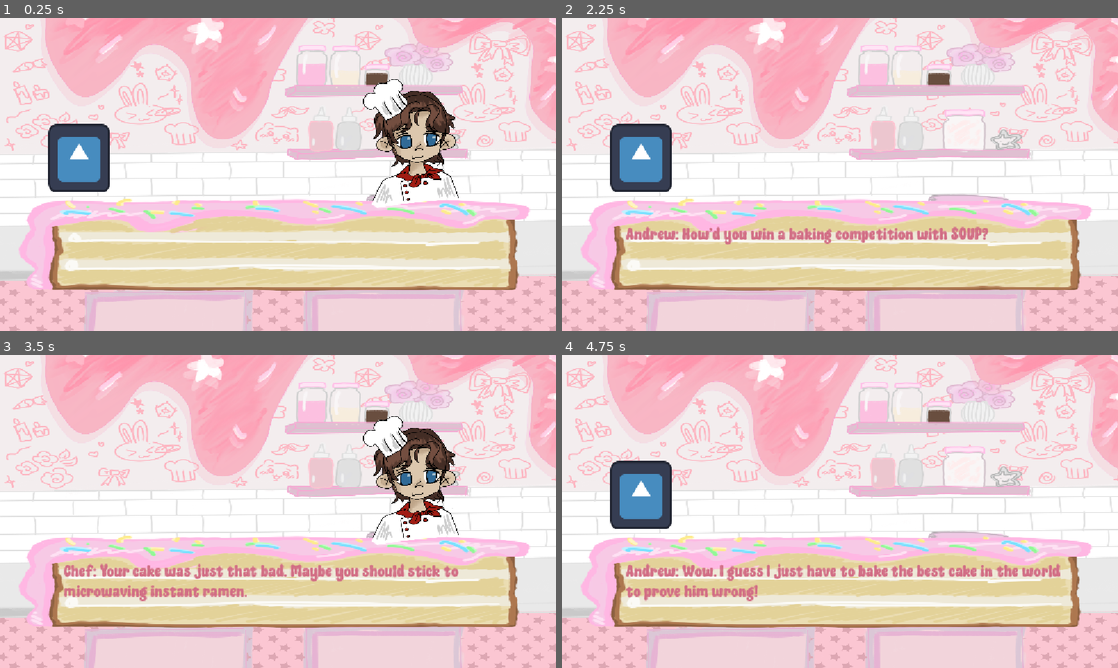
Above: before the commit, frames 1-4 (two rows, left to right).
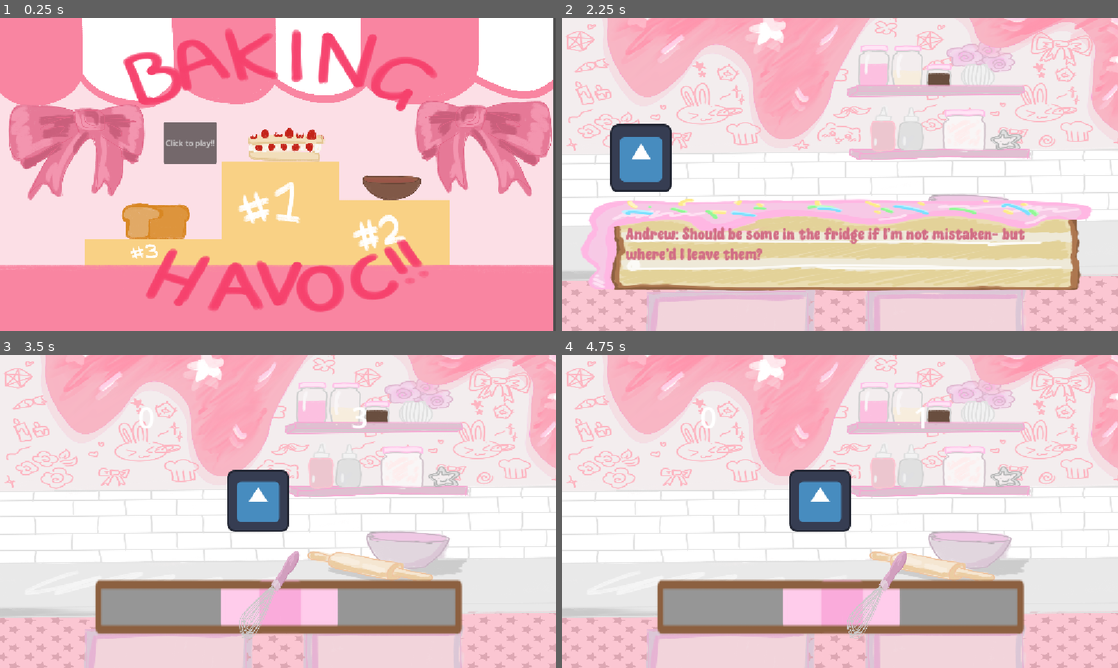
Above: after the commit, the same moments.

Repository: deanwinchestermygoat/Haven-Project
Game: Godot game, scene res://title.tscn
The game is run twice, just before and just after one commit, with the same random seed, the same clock (stepped at 60 frames per second) and the same inputs. Before the commit the project starts from res://Dialogue.tscn. The engine's default icon, where the game draws it, is replaced by a stand-in: a white triangle on a blue panel in a dark square.
Inputs (mouse positions are in pixels of both pictures, inside the frame that each line leads up to):
- Up to frame 1 (0.25 s): no input
- Up to frame 2 (2.25 s): click (751, 143) at 0.5 s, where only the run after the commit has a clickable "Click to play!!"; tap Enter (ui_accept) at 1.25, 1.52, 2 s; move the mouse to (845, 252) at 1.27 s; hold D (moveright) from 1.28 s (still down); click (845, 252) at 1.35 s; move the mouse to (728, 190) at 2.02 s; click (728, 190) at 2.1 s
- Up to frame 3 (3.5 s): tap Enter (ui_accept) at 2.27, 2.75 s; move the mouse to (333, 442) at 2.77 s; release D (moveright) at 2.78 s; hold A (moveleft) from 2.78 s (still down); click (333, 442) at 2.85 s
- Up to frame 4 (4.75 s): move the mouse to (812, 574) at 3.52 s; release A (moveleft) at 3.53 s; hold D (moveright) from 3.53 s (still down); click (812, 574) at 3.6 s; tap Enter (ui_accept) at 3.77, 4.52 s; move the mouse to (1006, 558) at 4.27 s; click (1006, 558) at 4.35 s

The runs differ from the first frame. In frame 1, 84% of the frame differs, in the area x 0-100%, y 0-100%; in frame 2, 2.0%; in frame 3, 30%; in frame 4, 29%.

Commit message:
title done

Diff:
--- /dev/null
+++ b/button.gd
@@ -0,0 +1,15 @@
+extends Button
+
+
+# Called when the node enters the scene tree for the first time.
+func _ready() -> void:
+	pass # Replace with function body.
+
+
+# Called every frame. 'delta' is the elapsed time since the previous frame.
+func _process(delta: float) -> void:
+	pass
+
+
+func _on_pressed() -> void:
+	get_tree().change_scene_to_file("res://Dialogue2.tscn")
--- a/project.godot
+++ b/project.godot
@@ -11,7 +11,7 @@
 [application]
 
 config/name="Haven Project Real"
-run/main_scene="res://Dialogue.tscn"
+run/main_scene="uid://b3evlwp8fpew7"
 config/features=PackedStringArray("4.7", "GL Compatibility")
 config/icon="res://icon.svg"
 
--- /dev/null
+++ b/title.tscn
@@ -0,0 +1,21 @@
+[gd_scene format=3 uid="uid://b3evlwp8fpew7"]
+
+[ext_resource type="Texture2D" uid="uid://ci17e64upc6hp" path="res://title page.png" id="1_oyqm6"]
+[ext_resource type="Script" uid="uid://01dq2dxl021d" path="res://button.gd" id="2_kpexm"]
+
+[node name="Title" type="Node2D" unique_id=474610242]
+
+[node name="Sprite2D" type="Sprite2D" parent="." unique_id=610098303]
+position = Vector2(572.5, 323.50003)
+scale = Vector2(0.32639682, 0.26088715)
+texture = ExtResource("1_oyqm6")
+
+[node name="Button" type="Button" parent="." unique_id=928851659]
+offset_left = 339.0
+offset_top = 215.0
+offset_right = 449.0
+offset_bottom = 302.0
+text = "Click to play!!"
+script = ExtResource("2_kpexm")
+
+[connection signal="pressed" from="Button" to="Button" method="_on_pressed"]
Not shown, added: button.gd.uid
Binary file added: title page.png
Not shown, added: title page.png.import
